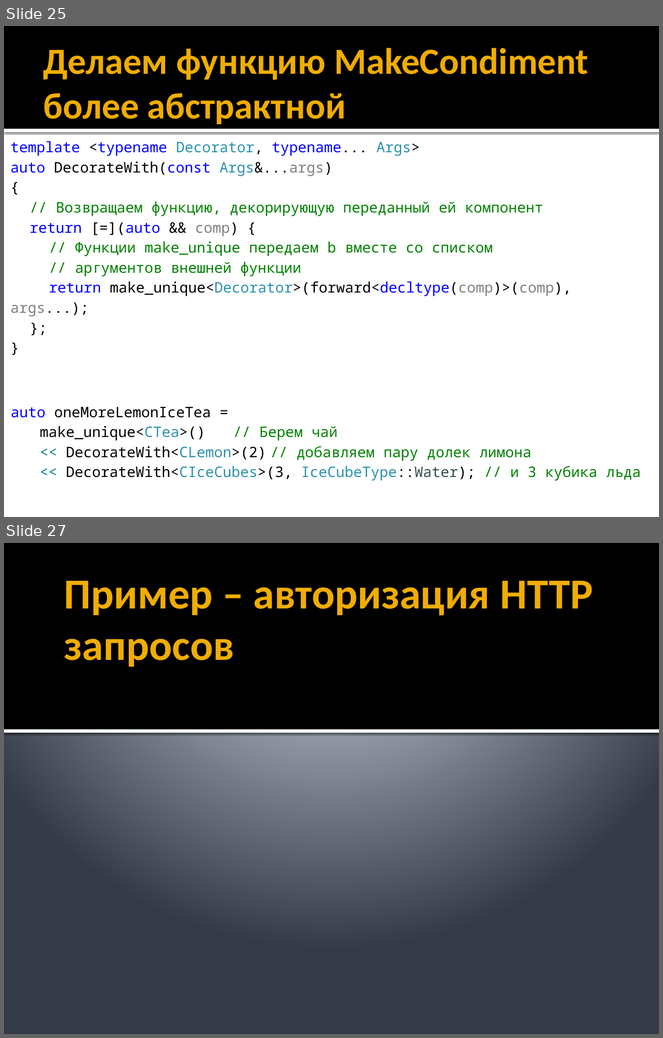
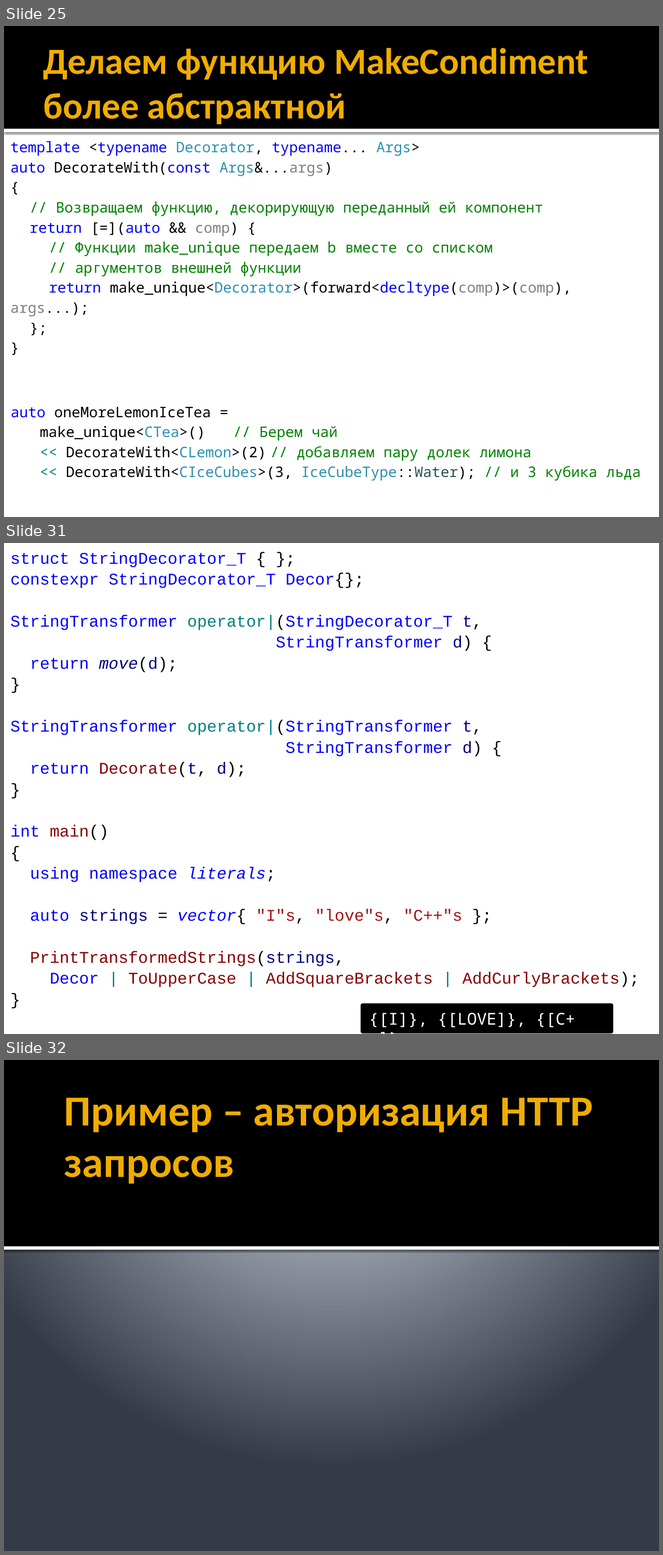
Before and after one commit to alexey-malov/ood, a slide deck: lectures/03.decorator/decorator.pptx. Shown one above the other, each under a label of ours: slides 25 and 27 before the commit, slides 25, 31 and 32 after it; the slides between them are not shown. The pictures are 663x1038 and 663x1555 pixels, drawn with LibreOffice and Linux fonts; fonts in the diff are those of the drawing. Boxes give left, top, right and bottom in pixels: in the first picture for what was removed or moved away, otherwise in the second. Text is boxed around its words. In the diff, an @@ line names an element or a change of style, - is before the commit and + after.

```diff
--- a/lectures/03.decorator/decorator.pptx
+++ b/lectures/03.decorator/decorator.pptx
@@ slide 31 added at <box>4,543,659,1034</box>, background #FFFFFF @@
@@ text added at <box>10,552,639,988</box>, 18 pt, text #0000FF @@
+struct StringDecorator_T { };
+constexpr StringDecorator_T Decor{};
+StringTransformer operator|(StringDecorator_T t,
+StringTransformer d) {
+return move(d);
+}
+StringTransformer operator|(StringTransformer t,
+StringTransformer d) {
+return Decorate(t, d);
+}
+int main()
+{
+using namespace literals;
+auto strings = vector{ "I"s, "love"s, "C++"s };
+PrintTransformedStrings(strings,
+Decor | ToUpperCase | AddSquareBrackets | AddCurlyBrackets);
+}
@@ rectangle added at <box>362,1006,611,1032</box>, fill #000000, outline #000000 3.78 pt, 18 pt, text #FFFFFF @@
+{[I]}, {[LOVE]}, {[C++]},
@@ what was slide 27 is now slide 32 @@
```
Also in this commit, not shown: 1 slide changed, 5 other slides added, 6 other files.
